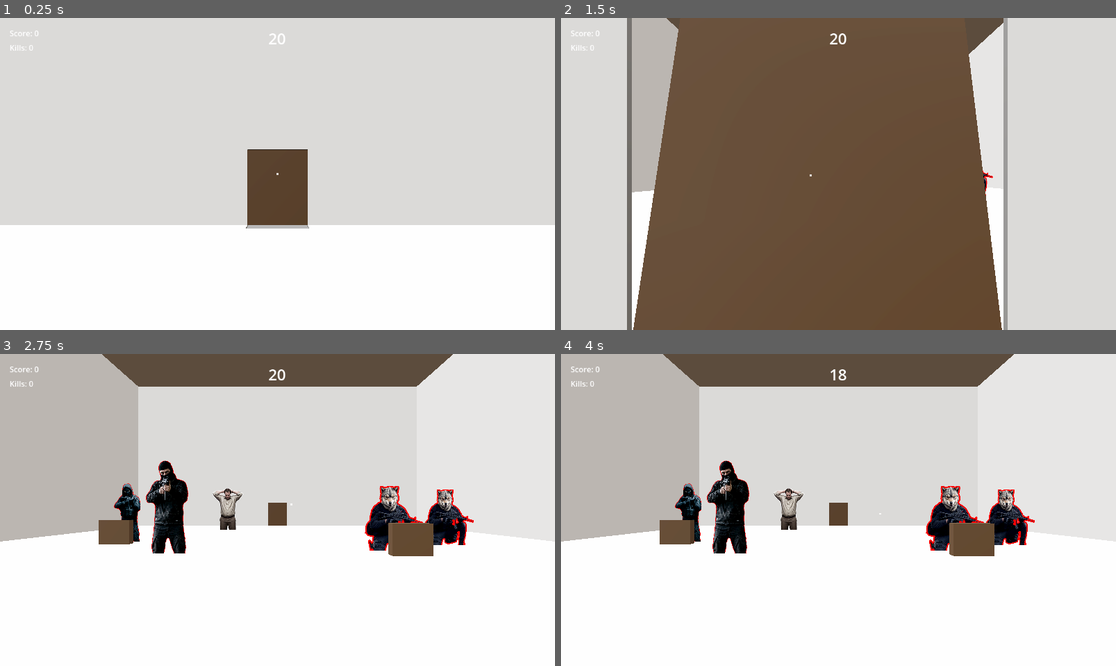
Above: before the commit, frames 1-4 (two rows, left to right).
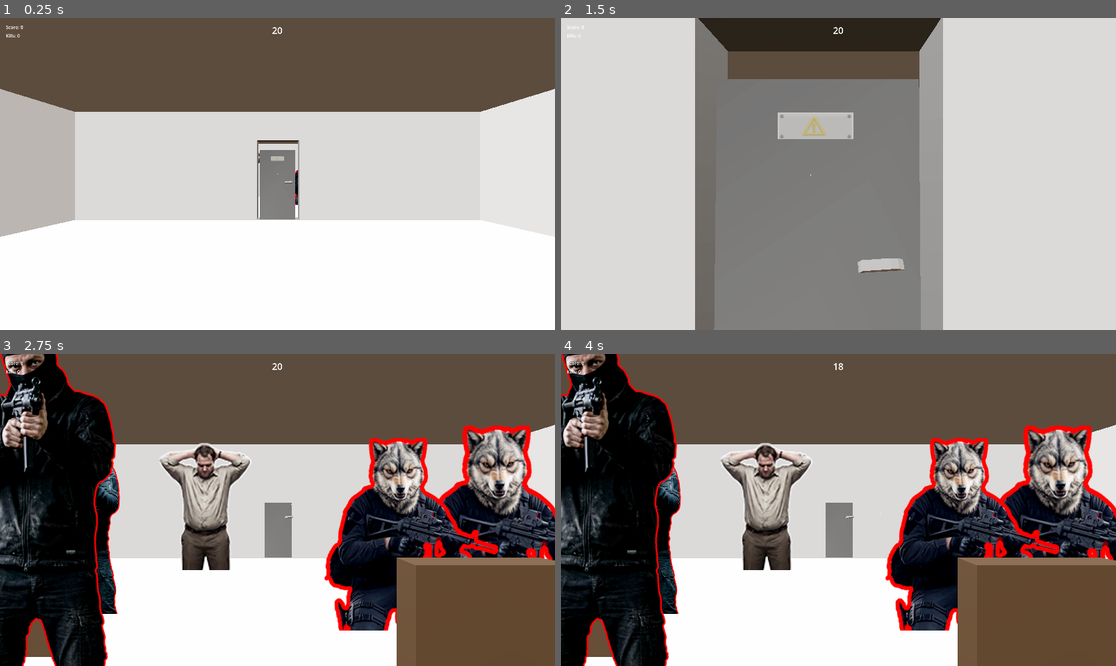
Above: after the commit, the same moments.

Repository: sdotyxz/vr-planner-2
Game: Godot game, scene res://src/levels/MainLevel.tscn
Two runs of this game, one before a commit and one after it. Both use one fixed random seed, a clock stepped at 60 frames per second and the inputs below.
Inputs (mouse positions are in pixels of both pictures, inside the frame that each line leads up to):
- Up to frame 1 (0.25 s): no input
- Up to frame 2 (1.5 s): tap Enter at 0.5 s; move the mouse to (866, 174) at 0.52 s; click (866, 174) at 0.6 s; move the mouse to (810, 174) at 1.27 s; click (810, 174) at 1.35 s
- Up to frame 3 (2.75 s): move the mouse to (288, 503) at 2.02 s; click (288, 503) at 2.1 s
- Up to frame 4 (4 s): tap Space at 2.75 s; move the mouse to (832, 516) at 2.77 s; click (832, 516) at 2.85 s; tap Enter at 3.5 s; move the mouse to (877, 513) at 3.52 s; click (877, 513) at 3.6 s

The runs differ from the first frame. In frame 1, 39% of the frame differs, in the area x 0-100%, y 0-71%; in frame 2, 63%; in frame 3, 69%, in the area x 0-100%, y 0-100%; in frame 4, 69%.

Commit message:
添加SpawnArea系统和办公室家具模型，更新场景布局

Diff:
--- a/project.godot
+++ b/project.godot
@@ -22,6 +22,11 @@
 GameManager="*res://src/autoload/GameManager.gd"
 InputHandler="*res://src/autoload/InputHandler.gd"
 
+[display]
+
+window/size/viewport_width=1920
+window/size/viewport_height=1080
+
 [input]
 
 fire={
--- a/src/entities/Door.tscn
+++ b/src/entities/Door.tscn
@@ -1,21 +1,17 @@
 [gd_scene load_steps=4 format=3 uid="uid://cdoor001"]
 
-[ext_resource type="Script" path="res://src/entities/Door.gd" id="1_script"]
-
-[sub_resource type="StandardMaterial3D" id="StandardMaterial3D_door"]
-albedo_color = Color(0.35, 0.25, 0.15, 1)
-roughness = 0.7
-
-[sub_resource type="BoxMesh" id="BoxMesh_door"]
-material = SubResource("StandardMaterial3D_door")
-size = Vector3(2.0, 2.5, 0.1)
+[ext_resource type="Script" uid="uid://bcqpw4l3onpgj" path="res://src/entities/Door.gd" id="1_script"]
+[ext_resource type="PackedScene" uid="uid://durj2wguka8tt" path="res://assets/models/furniture/VNB Low Poly Office Set 2/Door_1.fbx" id="2_uk17w"]
+[ext_resource type="PackedScene" uid="uid://dj3l2lydys2dt" path="res://assets/models/furniture/VNB Low Poly Office Set 2/Door_Handle_1.fbx" id="3_24o17"]
 
 [node name="Door" type="Node3D"]
 script = ExtResource("1_script")
 
 [node name="DoorPivot" type="Node3D" parent="."]
-transform = Transform3D(1, 0, 0, 0, 1, 0, 0, 0, 1, 1.0, 0, 0)
+transform = Transform3D(1.3, 0, 0, 0, 1.3, 0, 0, 0, 1.3, 0, 0, 0)
 
-[node name="DoorMesh" type="MeshInstance3D" parent="DoorPivot"]
-transform = Transform3D(1, 0, 0, 0, 1, 0, 0, 0, 1, -1.0, 1.25, 0)
-mesh = SubResource("BoxMesh_door")
+[node name="Door_1" parent="DoorPivot" instance=ExtResource("2_uk17w")]
+transform = Transform3D(1, 0, 0, 0, 1, 0, 0, 0, 1, -0.5, 0, 0)
+
+[node name="Door_Handle_1" parent="DoorPivot" instance=ExtResource("3_24o17")]
+transform = Transform3D(0.99831563, -0.058017053, 0, 0.050244253, 0.86456656, 0.49999994, -0.029008534, -0.49915776, 0.86602527, 0.4040786, 1.0983794, 0.06820202)
--- a/src/levels/MainLevel.gd
+++ b/src/levels/MainLevel.gd
@@ -30,6 +30,16 @@
 @export var enemy_curve: Curve  ## 敌人曲线：关卡越高，敌人乘数
 @export var cover_curve: Curve  ## 掩体曲线：关卡越高，掩体乘数
 
+## 生成区域节点配置（通过场景中的节点定义区域）
+@export_group("Spawn Areas")
+@export_node_path("SpawnArea") var enemy_spawn_area_path: NodePath  ## 敌人生成区域
+@export_node_path("SpawnArea") var hostage_spawn_area_path: NodePath  ## 人质生成区域
+@export_node_path("SpawnArea") var door_avoid_area_path: NodePath  ## 门区域（避开）
+
+var enemy_spawn_area: SpawnArea
+var hostage_spawn_area: SpawnArea
+var door_avoid_area: SpawnArea
+
 var enemies_alive: int = 0
 var current_room: int = 1
 var time_remaining: float = 0.0
@@ -38,6 +48,14 @@
 
 
 func _ready() -> void:
+	# 获取 SpawnArea 节点引用
+	if enemy_spawn_area_path:
+		enemy_spawn_area = get_node_or_null(enemy_spawn_area_path) as SpawnArea
+	if hostage_spawn_area_path:
+		hostage_spawn_area = get_node_or_null(hostage_spawn_area_path) as SpawnArea
+	if door_avoid_area_path:
+		door_avoid_area = get_node_or_null(door_avoid_area_path) as SpawnArea
+
 	# 初始化默认曲线（如果没有配置）
 	_init_default_curves()
 
@@ -292,27 +310,46 @@
 	var cover_count := _get_cover_count()
 	var standalone_enemy_count := enemy_count - cover_count  # 独立敌人数量
 
-	# 房间范围配置
-	const X_MIN := -10.0
-	const X_MAX := 10.0
-	const ENEMY_Z_MIN := -26.0  # 敌人/掩体Z范围
-	const ENEMY_Z_MAX := -16.0
-	const HOSTAGE_Z_MIN := -32.0  # 人质Z范围（后方，不会挡住敌人）
-	const HOSTAGE_Z_MAX := -28.0
-	const DOOR_X_MIN := -2.5  # 门的X范围（避开区域）
-	const DOOR_X_MAX := 2.5
-	const MIN_SPACING := 3.5  # 最小间距
-
 	# 计算总物体数量：掩体+敌人算一个，独立敌人，人质
 	var total_objects := cover_count + standalone_enemy_count + hostage_count
 	if total_objects == 0:
 		enemies_alive = 0
 		return
 
+	# 从 SpawnArea 节点获取区域范围
+	var spawn_x_min := -10.0
+	var spawn_x_max := 10.0
+	var door_x_min := -2.5
+	var door_x_max := 2.5
+	var min_spacing := 3.5
+	var enemy_z_min := -26.0
+	var enemy_z_max := -16.0
+	var hostage_z_min := -32.0
+	var hostage_z_max := -28.0
+
+	if enemy_spawn_area:
+		var x_range := enemy_spawn_area.get_x_range()
+		var z_range := enemy_spawn_area.get_z_range()
+		spawn_x_min = x_range.x
+		spawn_x_max = x_range.y
+		enemy_z_min = z_range.x
+		enemy_z_max = z_range.y
+		min_spacing = enemy_spawn_area.min_spacing
+
+	if hostage_spawn_area:
+		var z_range := hostage_spawn_area.get_z_range()
+		hostage_z_min = z_range.x
+		hostage_z_max = z_range.y
+
+	if door_avoid_area:
+		var x_range := door_avoid_area.get_x_range()
+		door_x_min = x_range.x
+		door_x_max = x_range.y
+
 	# 统一计算所有物体的X位置槽（均匀分布，不打乱）
 	var all_x_slots := _calculate_uniform_x_slots(
-		total_objects, X_MIN, X_MAX, DOOR_X_MIN, DOOR_X_MAX,
-		[], MIN_SPACING
+		total_objects, spawn_x_min, spawn_x_max, door_x_min, door_x_max,
+		[], min_spacing
 	)
 
 	# 按X位置排序，确保从左到右均匀
@@ -352,7 +389,7 @@
 		var obj_type: int = sorted_types[i]
 
 		if obj_type == 0:  # 掩体+敌人
-			var z_pos := randf_range(ENEMY_Z_MIN, ENEMY_Z_MAX)
+			var z_pos := randf_range(enemy_z_min, enemy_z_max)
 
 			# 生成掩体
 			var cover := MeshInstance3D.new()
@@ -377,13 +414,13 @@
 		elif obj_type == 1:  # 独立敌人
 			var enemy: Enemy = enemy_scene.instantiate()
 			entities.add_child(enemy)
-			enemy.global_position = Vector3(x_pos, 1.0, randf_range(ENEMY_Z_MIN, ENEMY_Z_MAX))
+			enemy.global_position = Vector3(x_pos, 1.0, randf_range(enemy_z_min, enemy_z_max))
 			enemy.died.connect(_on_enemy_died)
 
 		else:  # 人质
 			var hostage: Hostage = hostage_scene.instantiate()
 			entities.add_child(hostage)
-			hostage.global_position = Vector3(x_pos, 1.0, randf_range(HOSTAGE_Z_MIN, HOSTAGE_Z_MAX))
+			hostage.global_position = Vector3(x_pos, 1.0, randf_range(hostage_z_min, hostage_z_max))
 
 	enemies_alive = enemy_count
 
--- a/src/levels/MainLevel.tscn
+++ b/src/levels/MainLevel.tscn
@@ -1,34 +1,59 @@
-[gd_scene load_steps=11 format=3 uid="uid://mainlevel001"]
+[gd_scene load_steps=18 format=3 uid="uid://mainlevel001"]
 
 [ext_resource type="Script" uid="uid://qtauhdr44hfg" path="res://src/levels/MainLevel.gd" id="1_script"]
 [ext_resource type="PackedScene" uid="uid://d3xcfsijjem3y" path="res://src/systems/RailSystem.tscn" id="2_rail"]
 [ext_resource type="PackedScene" uid="uid://cplayer001" path="res://src/player/Player.tscn" id="3_player"]
 [ext_resource type="PackedScene" uid="uid://chud001" path="res://src/ui/HUD.tscn" id="6_hud"]
 [ext_resource type="PackedScene" uid="uid://cdoor001" path="res://src/entities/Door.tscn" id="7_door"]
-
-[sub_resource type="ProceduralSkyMaterial" id="ProceduralSkyMaterial_x00gq"]
+[ext_resource type="Script" uid="uid://dqtv5n3jnwtsg" path="res://src/systems/SpawnArea.gd" id="8_spawn_area"]
+
+[sub_resource type="ProceduralSkyMaterial" id="ProceduralSkyMaterial_ndn0y"]
 sky_top_color = Color(1, 1, 1, 1)
-sky_horizon_color = Color(1.277395, 1.269645, 1.2606452, 1)
-ground_horizon_color = Color(1.277395, 1.269645, 1.2606452, 1)
-
-[sub_resource type="Sky" id="Sky_sndxx"]
-sky_material = SubResource("ProceduralSkyMaterial_x00gq")
-
-[sub_resource type="Environment" id="Environment_slbv1"]
+sky_horizon_color = Color(1.2774, 1.26964, 1.26065, 1)
+ground_horizon_color = Color(1.2774, 1.26964, 1.26065, 1)
+
+[sub_resource type="Sky" id="Sky_x00gq"]
+sky_material = SubResource("ProceduralSkyMaterial_ndn0y")
+
+[sub_resource type="Environment" id="Environment_sndxx"]
 background_mode = 2
-sky = SubResource("Sky_sndxx")
+sky = SubResource("Sky_x00gq")
 tonemap_mode = 2
 glow_enabled = true
 
+[sub_resource type="BoxShape3D" id="BoxShape3D_enemy"]
+size = Vector3(8, 4, 2)
+
+[sub_resource type="StandardMaterial3D" id="StandardMaterial3D_enemy_visual"]
+transparency = 1
+albedo_color = Color(1, 0.3, 0.3, 0.3)
+
+[sub_resource type="BoxShape3D" id="BoxShape3D_hostage"]
+size = Vector3(12, 4, 2)
+
+[sub_resource type="StandardMaterial3D" id="StandardMaterial3D_hostage_visual"]
+transparency = 1
+albedo_color = Color(0.3, 0.3, 1, 0.3)
+
+[sub_resource type="BoxShape3D" id="BoxShape3D_door"]
+size = Vector3(2, 4, 2)
+
+[sub_resource type="StandardMaterial3D" id="StandardMaterial3D_door_visual"]
+transparency = 1
+albedo_color = Color(1, 1, 0.3, 0.3)
+
 [sub_resource type="StandardMaterial3D" id="StandardMaterial3D_x00gq"]
 
 [sub_resource type="StandardMaterial3D" id="StandardMaterial3D_sndxx"]
 
 [node name="MainLevel" type="Node3D"]
 script = ExtResource("1_script")
+enemy_spawn_area_path = NodePath("SpawnAreas/EnemySpawnArea")
+hostage_spawn_area_path = NodePath("SpawnAreas/HostageSpawnArea")
+door_avoid_area_path = NodePath("SpawnAreas/DoorAvoidArea")
 
 [node name="WorldEnvironment" type="WorldEnvironment" parent="."]
-environment = SubResource("Environment_slbv1")
+environment = SubResource("Environment_sndxx")
 
 [node name="RailSystem" parent="." instance=ExtResource("2_rail")]
 speed = 15.0
@@ -40,17 +65,71 @@
 shake_intensity = 1.0
 
 [node name="SpawnDoor" parent="." instance=ExtResource("7_door")]
-transform = Transform3D(-1, 0, 8.74228e-08, 0, 1, 0, -8.74228e-08, 0, -1, 0, 0, 27)
+transform = Transform3D(-1, 0, 8.74228e-08, 0, 1, 0, -8.74228e-08, 0, -1, 0, 0, 5.04866)
 
 [node name="FrontDoor" parent="." instance=ExtResource("7_door")]
-transform = Transform3D(1, 0, 0, 0, 1, 0, 0, 0, 1, 0, 0, -4)
+transform = Transform3D(1, 0, 0, 0, 1, 0, 0, 0, 1, 0, -0.0509357, -5.066351)
 
 [node name="BackDoor" parent="." instance=ExtResource("7_door")]
-transform = Transform3D(1, 0, 0, 0, 1, 0, 0, 0, 1, 0, 0, -35)
+transform = Transform3D(1, 0, 0, 0, 1, 0, 0, 0, 1, 0, 0, -15.585909)
 
 [node name="Covers" type="Node3D" parent="."]
 
 [node name="Entities" type="Node3D" parent="."]
+
+[node name="SpawnAreas" type="Node3D" parent="."]
+transform = Transform3D(1, 0, 0, 0, 1, 0, 0, 0, 1, 0, 0, -1.6033745)
+
+[node name="EnemySpawnArea" type="Area3D" parent="SpawnAreas"]
+transform = Transform3D(1, 0, 0, 0, 1, 0, 0, 0, 1, 0, 2, -8)
+collision_layer = 0
+collision_mask = 0
+script = ExtResource("8_spawn_area")
+
+[node name="CollisionShape3D" type="CollisionShape3D" parent="SpawnAreas/EnemySpawnArea"]
+transform = Transform3D(1, 0, 0, 0, 1, 0, 0, 0, 1, 0, 0, -1.5)
+shape = SubResource("BoxShape3D_enemy")
+
+[node name="DebugVisual" type="CSGBox3D" parent="SpawnAreas/EnemySpawnArea"]
+transform = Transform3D(1, 0, 0, 0, 1, 0, 0, 0, 1, 0, 0, -1.5)
+visible = false
+transparency = 0.7
+size = Vector3(8, 4, 2)
+material = SubResource("StandardMaterial3D_enemy_visual")
+
+[node name="HostageSpawnArea" type="Area3D" parent="SpawnAreas"]
+transform = Transform3D(1, 0, 0, 0, 1, 0, 0, 0, 1, 0, 2, -12.518486)
+collision_layer = 0
+collision_mask = 0
+script = ExtResource("8_spawn_area")
+area_type = 1
+
+[node name="CollisionShape3D" type="CollisionShape3D" parent="SpawnAreas/HostageSpawnArea"]
+transform = Transform3D(1, 0, 0, 0, 1, 0, 0, 0, 1, 0, 0, 1)
+shape = SubResource("BoxShape3D_hostage")
+
+[node name="DebugVisual" type="CSGBox3D" parent="SpawnAreas/HostageSpawnArea"]
+transform = Transform3D(1, 0, 0, 0, 1, 0, 0, 0, 1, 0, 0, 1)
+visible = false
+transparency = 0.7
+size = Vector3(12, 4, 2)
+material = SubResource("StandardMaterial3D_hostage_visual")
+
+[node name="DoorAvoidArea" type="Area3D" parent="SpawnAreas"]
+transform = Transform3D(1, 0, 0, 0, 1, 0, 0, 0, 1, 0, 2, -6.6287136)
+collision_layer = 0
+collision_mask = 0
+script = ExtResource("8_spawn_area")
+area_type = 2
+
+[node name="CollisionShape3D" type="CollisionShape3D" parent="SpawnAreas/DoorAvoidArea"]
+shape = SubResource("BoxShape3D_door")
+
+[node name="DebugVisual" type="CSGBox3D" parent="SpawnAreas/DoorAvoidArea"]
+visible = false
+transparency = 0.7
+size = Vector3(2, 4, 2)
+material = SubResource("StandardMaterial3D_door_visual")
 
 [node name="UI" type="CanvasLayer" parent="."]
 
@@ -170,21 +249,26 @@
 [node name="CSGCombiner3D" type="CSGCombiner3D" parent="."]
 
 [node name="CSGBox3D" type="CSGBox3D" parent="CSGCombiner3D"]
-transform = Transform3D(1, 0, 0, 0, 1, 0, 0, 0, 1, 0, 7.4945545, 11.487365)
-flip_faces = true
-size = Vector3(30, 15, 31)
+transform = Transform3D(1, 0, 0, 0, 1, 0, 0, 0, 1, 0, 2, 0)
+flip_faces = true
+size = Vector3(15, 4, 10)
 material = SubResource("StandardMaterial3D_x00gq")
 
 [node name="CSGBox3D2" type="CSGBox3D" parent="CSGCombiner3D"]
-transform = Transform3D(1, 0, 0, 0, 1, 0, 0, 0, 1, 0, 7.4945545, -19.548304)
-flip_faces = true
-size = Vector3(30, 15, 31)
+transform = Transform3D(1, 0, 0, 0, 1, 0, 0, 0, 1, 0, 2, -10.5)
+flip_faces = true
+size = Vector3(15, 4, 10)
 material = SubResource("StandardMaterial3D_sndxx")
 
 [node name="CSGBox3D3" type="CSGBox3D" parent="CSGCombiner3D"]
-transform = Transform3D(1, 0, 0, 0, 1, 0, 0, 0, 1, 0.0014572144, 1.2321384, -3.961634)
-flip_faces = true
-size = Vector3(2, 2.5614014, 1)
+transform = Transform3D(1, 0, 0, 0, 1, 0, 0, 0, 1, 0.022340596, 1.4879004, -5.11309)
+flip_faces = true
+size = Vector3(1.5506516, 2.9316406, 1)
+
+[node name="CSGBox3D4" type="CSGBox3D" parent="CSGCombiner3D"]
+transform = Transform3D(1, 0, 0, 0, 1, 0, 0, 0, 1, 0.026670277, 0.99327147, -15.728075)
+flip_faces = true
+size = Vector3(0.9399109, 1.9423828, 1)
 
 [connection signal="pressed" from="UI/StartUI/VBoxContainer/StartButton" to="." method="_on_start_button_pressed"]
 [connection signal="pressed" from="UI/GameOverUI/VBoxContainer/RestartButton" to="." method="_on_restart_button_pressed"]
--- a/src/player/Player.tscn
+++ b/src/player/Player.tscn
@@ -24,4 +24,3 @@
 transform = Transform3D(1, 0, 0, 0, 1, 0, 0, 0, 1, 0, 1.7, 0)
 top_level = true
 current = true
-fov = 80.0
--- a/src/systems/RailSystem.tscn
+++ b/src/systems/RailSystem.tscn
@@ -4,10 +4,10 @@
 
 [sub_resource type="Curve3D" id="Curve3D_rail"]
 _data = {
-"points": PackedVector3Array(0, 0, 0, 0, 0, 0, 0, 0, 5, 0, 0, 0, 0, 0, 0, 0, 0, -1.9996887, 0, 0, 0, 0, 0, 0, 0, 0, -6.007208, 0, 0, 0, 0, 0, 0, 0, 0, -33.06379),
-"tilts": PackedFloat32Array(0, 0, 0, 0)
+"points": PackedVector3Array(0, 0, 0, 0, 0, 0, 0, 0, 5, 0, 0, 0, 0, 0, 0, 0, 0, -3.5063682, 0, 0, 0, 0, 0, 0, 0, 0, -5.9702673, 0, 0, 0, 0, 0, 0, 0, 0, -10.158367, 0, 0, 0, 0, 0, 0, -1.9046154, 3.753353, -14.915143),
+"tilts": PackedFloat32Array(0, 0, 0, 0, 0)
 }
-point_count = 4
+point_count = 5
 
 [node name="RailSystem" type="Path3D"]
 curve = SubResource("Curve3D_rail")
--- /dev/null
+++ b/src/systems/SpawnArea.gd
@@ -0,0 +1,69 @@
+extends Area3D
+class_name SpawnArea
+## 生成区域 - 可视化配置敌人/人质的生成范围
+
+## 区域类型
+enum AreaType {
+	ENEMY,    ## 敌人生成区域
+	HOSTAGE,  ## 人质生成区域
+	DOOR      ## 门区域（避开）
+}
+
+@export var area_type: AreaType = AreaType.ENEMY  ## 区域类型
+@export var min_spacing: float = 3.5  ## 物体之间的最小间距（仅用于 ENEMY 类型）
+
+@onready var collision_shape: CollisionShape3D = $CollisionShape3D
+
+## 颜色配置（编辑器中可视化）
+const COLOR_ENEMY := Color(1.0, 0.3, 0.3, 0.3)    # 红色半透明
+const COLOR_HOSTAGE := Color(0.3, 0.3, 1.0, 0.3)  # 蓝色半透明
+const COLOR_DOOR := Color(1.0, 1.0, 0.3, 0.3)     # 黄色半透明
+
+
+func _ready() -> void:
+	# 仅用于编辑器可视化，运行时禁用碰撞
+	monitoring = false
+	monitorable = false
+
+
+## 获取区域边界 (返回 AABB)
+func get_bounds() -> AABB:
+	if collision_shape and collision_shape.shape is BoxShape3D:
+		var box: BoxShape3D = collision_shape.shape
+		var half_size := box.size / 2.0
+		var min_pos := global_position - half_size
+		var size := box.size
+		return AABB(min_pos, size)
+	return AABB(global_position, Vector3.ONE)
+
+
+## 获取 X 范围
+func get_x_range() -> Vector2:
+	var bounds := get_bounds()
+	return Vector2(bounds.position.x, bounds.position.x + bounds.size.x)
+
+
+## 获取 Z 范围
+func get_z_range() -> Vector2:
+	var bounds := get_bounds()
+	return Vector2(bounds.position.z, bounds.position.z + bounds.size.z)
+
+
+## 在区域内生成随机位置
+func get_random_position(y_offset: float = 1.0) -> Vector3:
+	var bounds := get_bounds()
+	return Vector3(
+		randf_range(bounds.position.x, bounds.position.x + bounds.size.x),
+		y_offset,
+		randf_range(bounds.position.z, bounds.position.z + bounds.size.z)
+	)
+
+
+## 编辑器中绘制区域（仅在编辑器中显示）
+func _get_configuration_warnings() -> PackedStringArray:
+	var warnings: PackedStringArray = []
+	if not collision_shape:
+		warnings.append("需要一个 CollisionShape3D 子节点")
+	elif not collision_shape.shape is BoxShape3D:
+		warnings.append("CollisionShape3D 需要使用 BoxShape3D")
+	return warnings
--- /dev/null
+++ b/src/systems/SpawnArea.tscn
@@ -0,0 +1,27 @@
+[gd_scene load_steps=4 format=3 uid="uid://spawn_area_001"]
+
+[ext_resource type="Script" uid="uid://spawn_area_script" path="res://src/systems/SpawnArea.gd" id="1_script"]
+
+[sub_resource type="BoxShape3D" id="BoxShape3D_1"]
+size = Vector3(20, 4, 10)
+
+[sub_resource type="StandardMaterial3D" id="StandardMaterial3D_1"]
+transparency = 1
+albedo_color = Color(1, 0.3, 0.3, 0.3)
+
+[node name="SpawnArea" type="Area3D"]
+collision_layer = 0
+collision_mask = 0
+script = ExtResource("1_script")
+
+[node name="CollisionShape3D" type="CollisionShape3D" parent="."]
+shape = SubResource("BoxShape3D_1")
+
+[node name="VisualMesh" type="MeshInstance3D" parent="."]
+visible = true
+mesh = null
+
+[node name="DebugVisual" type="CSGBox3D" parent="."]
+transparency = 0.7
+size = Vector3(20, 4, 10)
+material = SubResource("StandardMaterial3D_1")
Not shown, added: assets/models/background.png.import
Not shown, removed: assets/models/cover_left.mtl
Not shown, removed: assets/models/cover_left.obj
Not shown, removed: assets/models/cover_left.obj.import
Not shown, removed: assets/models/cover_right.mtl
Not shown, removed: assets/models/cover_right.obj
Not shown, removed: assets/models/cover_right.obj.import
Binary file added: assets/models/furniture/VNB Low Poly Office Set 2/Book_Pile_1.fbx
Not shown, added: assets/models/furniture/VNB Low Poly Office Set 2/Book_Pile_1.fbx.import
Binary file added: assets/models/furniture/VNB Low Poly Office Set 2/Book_Pile_1_alt.fbx
Not shown, added: assets/models/furniture/VNB Low Poly Office Set 2/Book_Pile_1_alt.fbx.import
Binary file added: assets/models/furniture/VNB Low Poly Office Set 2/Book_Pile_2.fbx
(and 536 more such lines)
